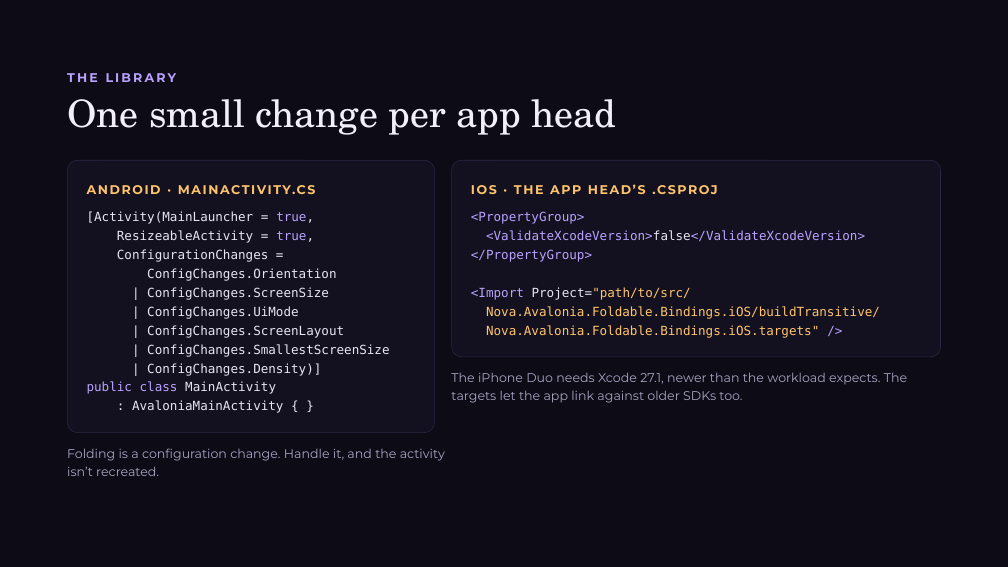
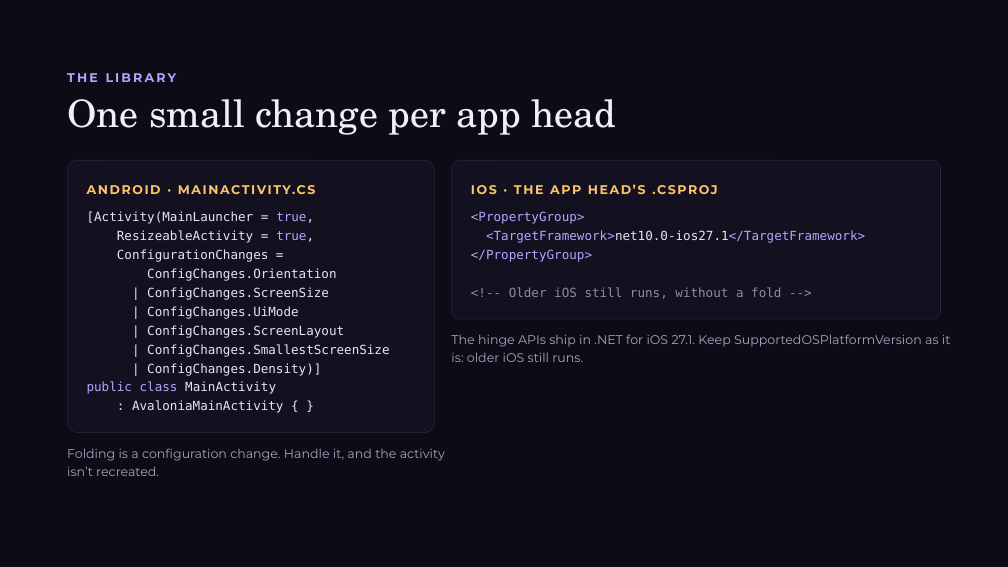
Before and after one commit to jsuarezruiz/dotnetconf2026-avalonia-foldables, a slide deck: slide 11 of Unfold Your UI Foldable Apps with .NET and Avalonia.pptx. Drawn at 1008x567 pixels with LibreOffice and Linux fonts; fonts in the diff are those of the drawing. Boxes give left, top, right and bottom in pixels: in the first picture for what was removed or moved away, otherwise in the second. Text is boxed around its words. In the diff, an @@ line names an element or a change of style, - is before the commit and + after.

Commit message:
Updated slides

```diff
--- a/Unfold Your UI Foldable Apps with .NET and Avalonia.pptx
+++ b/Unfold Your UI Foldable Apps with .NET and Avalonia.pptx
@@ rounded rectangle: place and size @@
-rounded rectangle at <box>452,160,941,357</box>
+rounded rectangle at <box>452,160,941,319</box>
@@ text at <box>486,230,865,243</box>: text changed @@
-<ValidateXcodeVersion>false</ValidateXcodeVersion>
+<TargetFramework>net10.0-ios27.1</TargetFramework>
@@ text at <box>509,287,781,299</box>: text changed; text colour #FFC46B to #8F89A8 @@
-<Import Project="path/to/src/
-Nova.Avalonia.Foldable.Bindings.iOS/buildTransitive/
-Nova.Avalonia.Foldable.Bindings.iOS.targets" />
+<!-- Older iOS still runs, without a fold -->
@@ text at <box>451,334,950,362</box>: text changed @@
-The iPhone Duo needs Xcode 27.1, newer than the workload expects. The targets let the app link against older SDKs too.
+The hinge APIs ship in .NET for iOS 27.1. Keep SupportedOSPlatformVersion as it is: older iOS still runs.
```
Also in this commit, not shown: 5 other slides changed, 2 slides added.
